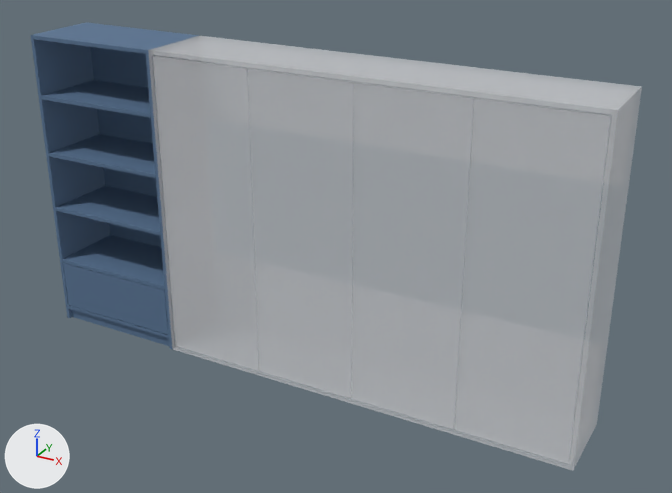
The glTF model output/assembly-guide/assembly.glb as it was, and as the next commit left it.
Both versions are drawn from a camera (50 mm lens) standing at (0.71, -3.85, 2.55) and looking at (-1.31, -0.18, 0.71). Arrows for +X, +Y and +Z are at lower left; the lights stay in place. The first picture is the older version.

The first picture shows 'L02', 'L06', 'L07', 'L16', 'M01', 'M02', 'M03', 'M04', 'M08', 'M09', 'M10', 'M11' and 9 more.
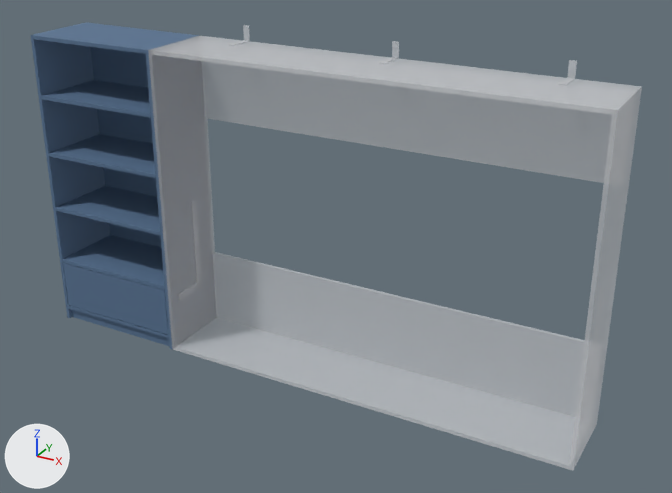
Location of each change, [x1, y1, x2, y2] in pixels of the pictures (672 x 493 px):
```json
{"object": "M08", "change": "deleted", "before": [455, 98, 612, 464]}
{"object": "M09", "change": "deleted", "before": [352, 82, 475, 429]}
{"object": "M10", "change": "deleted", "before": [248, 68, 355, 398]}
{"object": "M11", "change": "deleted", "before": [153, 56, 259, 371]}
{"object": "I-L", "change": "added", "after": [179, 200, 201, 300]}
{"object": "HH-1", "change": "added", "after": [558, 60, 577, 86]}
{"object": "HH-2", "change": "added", "after": [380, 41, 399, 64]}
{"object": "HH-3", "change": "added", "after": [229, 25, 250, 46]}
```

Edits to the scene script, one JSON object a line:
```json
{"op": "add", "block": "me_i_l", "code": ["me_i_l = bpy.data.meshes.new('I-L')", "me_i_l.from_pydata(...)  # 14 vertices, 24 faces; spans x -2.184..-2.18, y -0.343..-0.149, z 0.276..0.787", "me_i_l.materials.append(mat_context)  # white #e7eaed"]}
{"op": "add", "block": "me_hh_3", "code": ["me_hh_3 = bpy.data.meshes.new('HH-3')", "me_hh_3.from_pydata(...)  # 14 vertices, 24 faces; spans x -1.9304..-1.8986, y -0.1334..0.0, z 1.6256..1.7018", "me_hh_3.materials.append(mat_context)  # white #e7eaed"]}
{"op": "add", "block": "me_hh_2", "code": ["me_hh_2 = bpy.data.meshes.new('HH-2')", "me_hh_2.from_pydata(...)  # 14 vertices, 24 faces; spans x -1.1176..-1.0858, y -0.1334..0.0, z 1.6256..1.7018", "me_hh_2.materials.append(mat_context)  # white #e7eaed"]}
{"op": "add", "block": "me_hh_1", "code": ["me_hh_1 = bpy.data.meshes.new('HH-1')", "me_hh_1.from_pydata(...)  # 14 vertices, 24 faces; spans x -0.3048..-0.273, y -0.1334..0.0, z 1.6256..1.7018", "me_hh_1.materials.append(mat_context)  # white #e7eaed"]}
{"op": "remove", "block": "ob_m08", "code": ["ob_m08 = bpy.data.objects.new('M08', me_m08)", "ob_m08.location = (0.0, 0.0, 0.0)"]}
{"op": "remove", "block": "ob_m09", "code": ["ob_m09 = bpy.data.objects.new('M09', me_m09)", "ob_m09.location = (0.0, 0.0, 0.0)"]}
{"op": "remove", "block": "ob_m10", "code": ["ob_m10 = bpy.data.objects.new('M10', me_m10)", "ob_m10.location = (0.0, 0.0, 0.0)"]}
{"op": "remove", "block": "ob_m11", "code": ["ob_m11 = bpy.data.objects.new('M11', me_m11)", "ob_m11.location = (0.0, 0.0, 0.0)"]}
{"op": "add", "block": "ob_i_l", "code": ["ob_i_l = bpy.data.objects.new('I-L', me_i_l)", "ob_i_l.location = (0.0, 0.0, 0.0)"]}
{"op": "add", "block": "ob_hh_3", "code": ["ob_hh_3 = bpy.data.objects.new('HH-3', me_hh_3)", "ob_hh_3.location = (0.0, 0.0, 0.0)"]}
{"op": "add", "block": "ob_hh_2", "code": ["ob_hh_2 = bpy.data.objects.new('HH-2', me_hh_2)", "ob_hh_2.location = (0.0, 0.0, 0.0)"]}
{"op": "add", "block": "ob_hh_1", "code": ["ob_hh_1 = bpy.data.objects.new('HH-1', me_hh_1)", "ob_hh_1.location = (0.0, 0.0, 0.0)"]}
```
